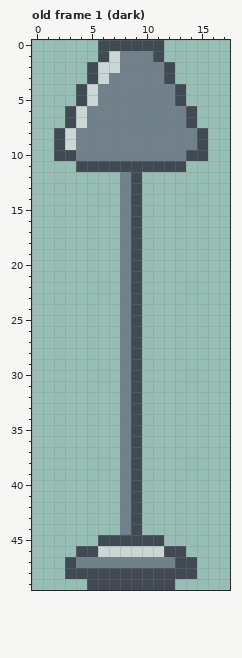
Pixel-art file, stored at app/CicadaApp/Art/sprites/bookworm-2026-10-01/src/room-lamp.aseprite. Above is the file before it was changed.
18x50 pixels, 2 frames. Colours within 5 levels of each other are drawn and written as one. Shown: old frame 1 (dark). The commit also changed other frames, which this record leaves out.
The same view after the edit:
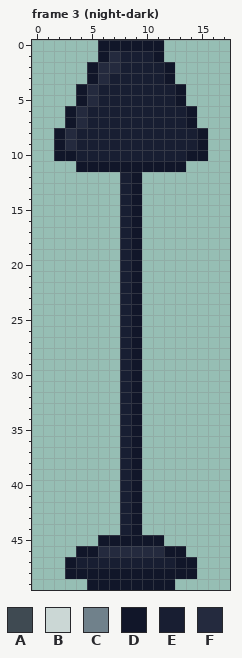
Palette (. is transparent): A #3f4a52  B #cbd7d5  C #70818b  D #111629  E #181e32  F #242a3e
A new or re-ordered frame is compared with the old frame closest to it.
The edit:
frames 2 -> 4
layer "night" added
--- frame 3 (night-dark) is new; against old frame 1 (dark), layer "night"
@@ x 0..17 @@
- 0 ......AAAAAA......
- 1 ......ABCCCA......
- 2 .....ABBCCCCA.....
- 3 .....ABCCCCCA.....
- 4 ....ABCCCCCCCA....
- 5 ....ABCCCCCCCA....
- 6 ...ABCCCCCCCCCA...
- 7 ...ABCCCCCCCCCA...
- 8 ..ABCCCCCCCCCCCA..
- 9 ..ABCCCCCCCCCCCA..
-10 ..AACCCCCCCCCCAA..
-11 ....AAAAAAAAAA....
-12 ........CA........
-13 ........CA........
-14 ........CA........
-15 ........CA........
-16 ........CA........
-17 ........CA........
-18 ........CA........
-19 ........CA........
-20 ........CA........
-21 ........CA........
-22 ........CA........
-23 ........CA........
-24 ........CA........
-25 ........CA........
-26 ........CA........
-27 ........CA........
-28 ........CA........
-29 ........CA........
-30 ........CA........
-31 ........CA........
-32 ........CA........
-33 ........CA........
-34 ........CA........
-35 ........CA........
-36 ........CA........
-37 ........CA........
-38 ........CA........
-39 ........CA........
-40 ........CA........
-41 ........CA........
-42 ........CA........
-43 ........CA........
-44 ........CA........
-45 ......AAAAAA......
-46 ....AABBBBBBAA....
-47 ...ACCCCCCCCCAA...
-48 ...AAAAAAAAAAAA...
-49 .....AAAAAAAA.....
+ 0 ......DDDDDD......
+ 1 ......DFEEED......
+ 2 .....DFFEEEED.....
+ 3 .....DFEEEEED.....
+ 4 ....DFEEEEEEED....
+ 5 ....DFEEEEEEED....
+ 6 ...DFEEEEEEEEED...
+ 7 ...DFEEEEEEEEED...
+ 8 ..DFEEEEEEEEEEED..
+ 9 ..DFEEEEEEEEEEED..
+10 ..DDEEEEEEEEEEDD..
+11 ....DDDDDDDDDD....
+12 ........ED........
+13 ........ED........
+14 ........ED........
+15 ........ED........
+16 ........ED........
+17 ........ED........
+18 ........ED........
+19 ........ED........
+20 ........ED........
+21 ........ED........
+22 ........ED........
+23 ........ED........
+24 ........ED........
+25 ........ED........
+26 ........ED........
+27 ........ED........
+28 ........ED........
+29 ........ED........
+30 ........ED........
+31 ........ED........
+32 ........ED........
+33 ........ED........
+34 ........ED........
+35 ........ED........
+36 ........ED........
+37 ........ED........
+38 ........ED........
+39 ........ED........
+40 ........ED........
+41 ........ED........
+42 ........ED........
+43 ........ED........
+44 ........ED........
+45 ......DDDDDD......
+46 ....DDFFFFFFDD....
+47 ...DEEEEEEEEEDD...
+48 ...DDDDDDDDDDDD...
+49 .....DDDDDDDD.....
